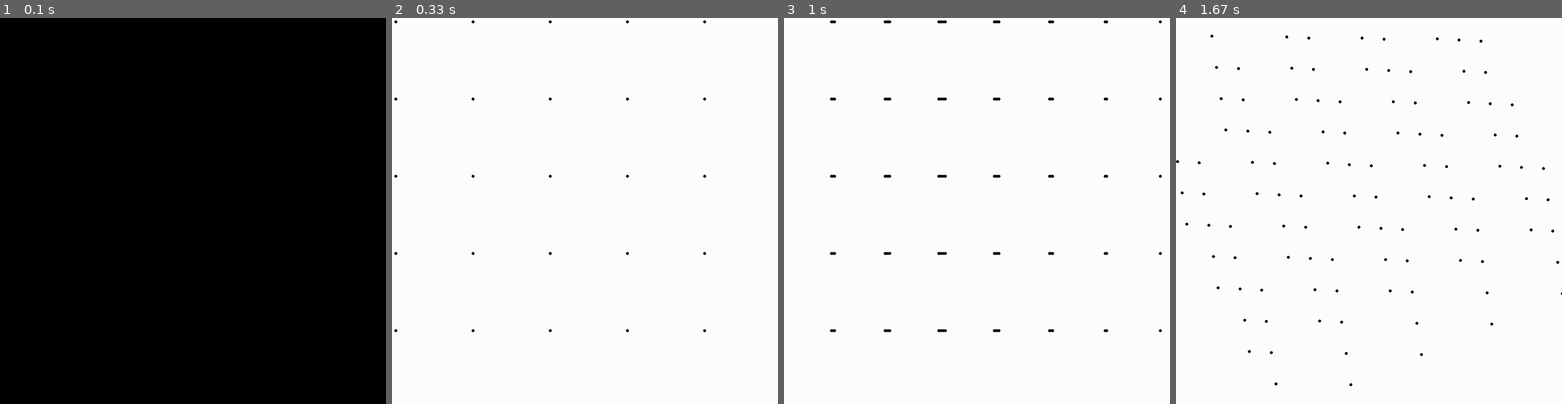
Above: before the commit, frames 1-4 (left to right).
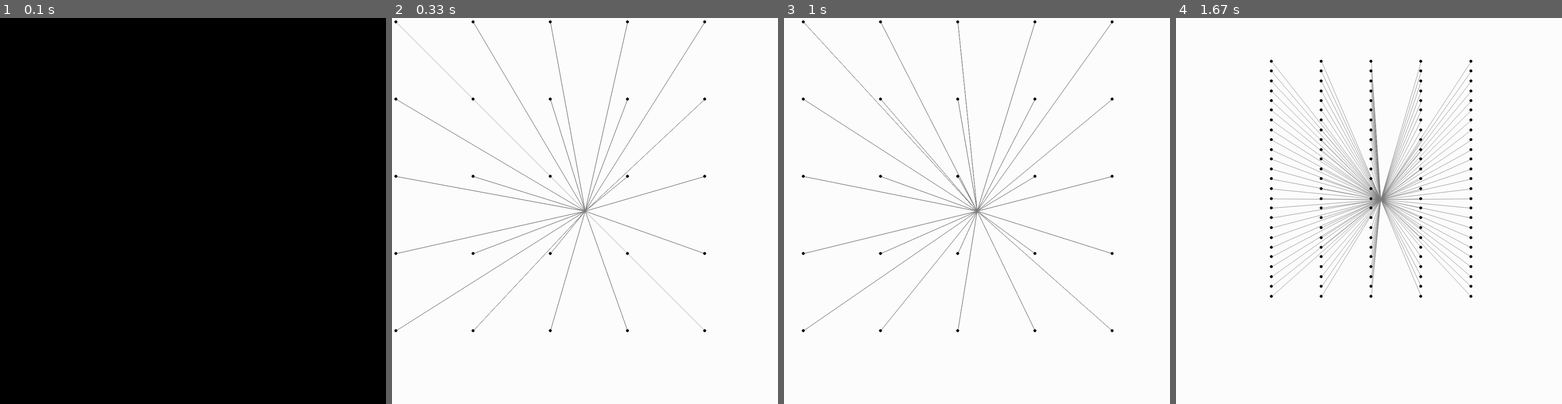
Above: after the commit, the same moments.

Repository: DarkShadow4/Python
Game: pygame game, started from Python 3/PyGame/carga_en_mov(E+B)/simulacion_campos3D.py
The game is run twice, just before and just after one commit, with the same random seed, the same clock (stepped at 60 frames per second) and the same inputs.
Inputs:
- Up to frame 1 (0.1 s): no input
- Up to frame 2 (0.33 s): no input
- Up to frame 3 (1 s): hold Right 0.33-0.8 s; hold Up from 0.83 s (still down); hold W from 0.83 s (still down); tap Right Ctrl at 0.9 s; tap Right Shift at 0.98 s
- Up to frame 4 (1.67 s): release Up at 1.13 s; release W at 1.13 s; hold Right 1.17-1.63 s; hold D 1.17-1.63 s; tap Right Ctrl at 1.23 s; tap 8 at 1.32 s

Frame 1 is identical in both runs. In frame 2, 1.9% of the frame differs, in the area x 1-81%, y 1-81%; in frame 3, 2.7%; in frame 4, 5.9%, in the area x 0-100%, y 4-96%.

Commit message:
vamos progresando, pero aun falta bastante

Diff:
--- a/Python 3/PyGame/carga_en_mov(E+B)/simulacion_campos3D.py
+++ b/Python 3/PyGame/carga_en_mov(E+B)/simulacion_campos3D.py
@@ -1,4 +1,6 @@
 import pygame, math, projections3D, structures_3D
+# import dill
+
 class Space(projections3D.Projection):
     def __init__(self, width, height):
         super(Space, self).__init__(width, height)
@@ -6,29 +8,55 @@
     def move_all(self, axis, d):
         if axis in ["x", "y", "x"]:
             pos_particula = self.objects["particula"].posicion
-            for thing_name, thing in self.objects.keys(), self.objects.values():
-                if "particula" != thing_name:
-                    thing.move(axis, d, pos_particula)
-                    thing.update(pos_particula)
+            for thing_name in self.objects.keys():
+                if thing_name != "particula":
+                    self.objects[thing_name].move(axis, d, pos_particula)
+
+    def move_particle(self, axis, d):
+        if axis in ["x", "y", "x"]:
+            self.objects["particula"].move(axis, d)
+
+
+    def update_lines(self):
+        pos_particula = self.objects["particula"].posicion
+        for thing_name in self.objects.keys():
+            if thing_name != "particula":
+                self.objects[thing_name].update(pos_particula)
 
     def run(self):
         """Create a pygame screen until it is closed."""
         key_to_function = {
-            pygame.K_LEFT:   (lambda x: x.rotateAll('Y', -0.1)),
-            pygame.K_RIGHT:   (lambda x: x.rotateAll('Y', 0.1)),
-            pygame.K_UP:   (lambda x: x.rotateAll('X', -0.1)),
-            pygame.K_DOWN:   (lambda x: x.rotateAll('X', 0.1)),
-            pygame.K_q:   (lambda x: x.rotateAll('Z', -0.1)),
-            pygame.K_e:   (lambda x: x.rotateAll('Z', 0.1)),
-            pygame.K_d:  (lambda x: x.move_all('x',  10)),
-            pygame.K_a:   (lambda x: x.move_all('x', -10)),
-            pygame.K_s:   (lambda x: x.move_all('y',  10)),
-            pygame.K_w:     (lambda x: x.move_all('y', -10)),
-            pygame.K_LSHIFT: (lambda x: x.scaleAll(1.25)),
-            pygame.K_LCTRL:  (lambda x: x.scaleAll( 0.8))
+            # Keymap for the field rotations:
+            pygame.K_KP8:   (lambda x: x.rotateAll('X', 0.1)),                  # numpad 8: rotate x wise clockwise (right)
+            pygame.K_KP4:   (lambda x: x.rotateAll('Y', 0.1)),                  # numpad 4: rotate y wise clockwise (left)
+            pygame.K_KP2:   (lambda x: x.rotateAll('X', -0.1)),                 # numpad 2: rotate x wise anti-clockwise (down)
+            pygame.K_KP6:   (lambda x: x.rotateAll('Y', -0.1)),                 # numpad 6: rotate y wise anti-clockwise (right)
+            pygame.K_KP7:   (lambda x: x.rotateAll('Z', -0.1)),                 # numpad 7: rotate z wise anti-clockwise (left)
+            pygame.K_KP9:   (lambda x: x.rotateAll('Z', 0.1)),                  # numpad 9: rotate z wise clockwise (right)
+
+            # Zooming
+            pygame.K_RSHIFT:   (lambda x: x.scaleAll(1.05)),               # right shift: zoom +
+            pygame.K_RCTRL:   (lambda x: x.scaleAll(0.9)),                # right ctrl: zoom -
+
+            # Keymap for the field translations:
+            pygame.K_LEFT:   (lambda x: x.move_all('x', -10)),
+            pygame.K_RIGHT: (lambda x: x.move_all('x',  10)),
+            pygame.K_UP:   (lambda x: x.move_all('y', -10)),
+            pygame.K_DOWN:   (lambda x: x.move_all('y', 10)),
+
+            # Keymap for the particle translations:
+            # pygame.K_q:   (lambda x: x.rotateAll('Z', -0.1)),
+            # pygame.K_e:   (lambda x: x.rotateAll('Z', 0.1)),
+            pygame.K_d:  (lambda x: x.move_particle('x',  10)),      # change to move only the particle
+            pygame.K_a:   (lambda x: x.move_particle('x', -10)),     # change to move only the particle
+            pygame.K_s:   (lambda x: x.move_particle('y',  10)),     # change to move only the particle
+            pygame.K_w:     (lambda x: x.move_particle('y', -10)),   # change to move only the particle
+            pygame.K_LSHIFT: (lambda x: x.move_particle("z", 10)),      # change to move only the particle
+            pygame.K_LCTRL:  (lambda x: x.move_particle("z", -10))       # change to move only the particle
         }
         done = False
         while not done:
+            self.update_lines()
             keys = pygame.key.get_pressed()
             for key in key_to_function.keys():
                 if keys[key]:
@@ -88,13 +116,13 @@
 
     def move(self, axis, d, pos_particula):
         super(E, self).move(axis, d)
-        self.update(pos_particula)
+        # self.update(pos_particula)
 
     def update(self, vect_end):
         self.edges =[]
         for node in self.nodes:
             vector = Vec_A2B(node, vect_end)
-            self.edges.append(structures_3D.Edge(node, structures_3D.Node(node.x+vector.ux, node.y+vector.uy, node.z+vector.uz)))
+            self.edges.append(structures_3D.Edge(node, structures_3D.Node(node.x+vector.x, node.y+vector.y, node.z+vector.z)))
 
 class Linea_de_campo(object):
     """docstring for Linea_de_campo."""
@@ -113,8 +141,15 @@
         self.posicion = posicion
         self.velocidad = velocidad
 
+    def move(self, axis, d):
+        setattr(self.posicion, axis, getattr(self.posicion, axis) + d)
+
     def dibujar(self):
-        pygame.draw.circle(canvas, (0, 0, 255), (self.posicion.x, self.posicion.y), 10, 1)
+        if carga > 0:
+            color = (0, 0, 255)
+        else:
+            color = (255, 0, 0)
+        pygame.draw.circle(canvas, color, (self.posicion.x, self.posicion.y), 10, 1)
 
 def q__v1xv2(v1, v2, carga):
     """
